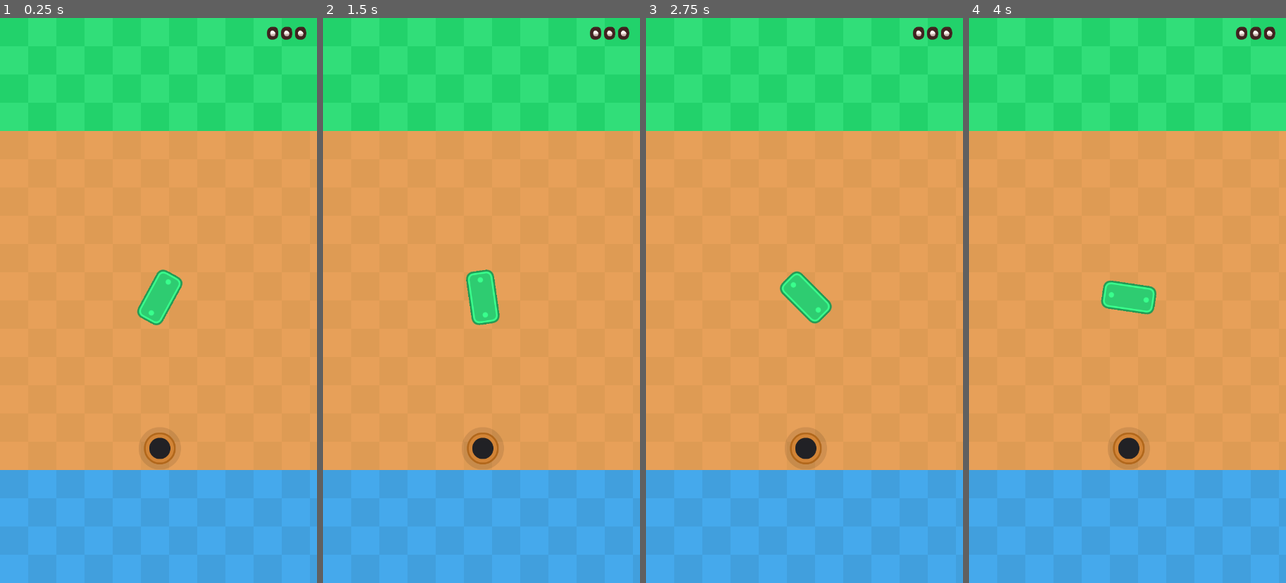
Above: before the commit, frames 1-4 (left to right).
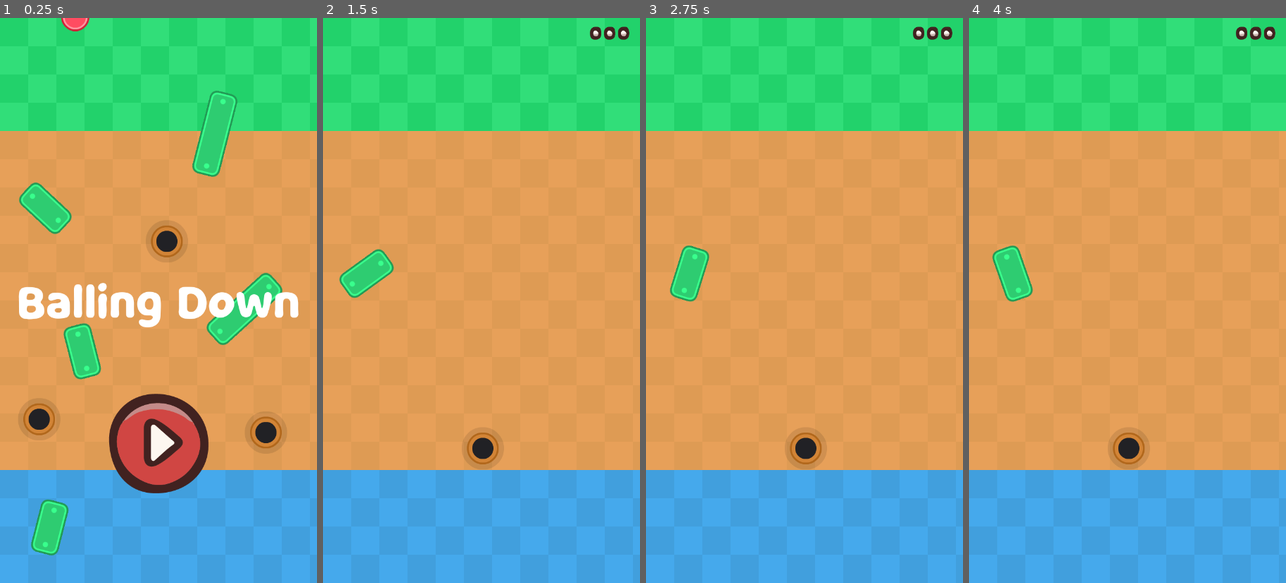
Above: after the commit, the same moments.

Repository: DaydreamerSY/Drop-d-Ball
Game: Godot game, scene res://Main.tscn
Two runs of this game, one before a commit and one after it. Both use one fixed random seed, a clock stepped at 60 frames per second and the inputs below.
Inputs (mouse positions are in pixels of both pictures, inside the frame that each line leads up to):
- Up to frame 1 (0.25 s): no input
- Up to frame 2 (1.5 s): click (481, 441) at 0.52 s; move the mouse to (551, 272) at 1.27 s; press the mouse at (551, 272) at 1.28 s
- Up to frame 3 (2.75 s): release the mouse at (874, 272) at 2 s; click (931, 34) at 2 s
- Up to frame 4 (4 s): move the mouse to (1064, 328) at 2.77 s; click (1064, 328) at 2.85 s; move the mouse to (1159, 176) at 3.52 s; press the mouse at (1159, 176) at 3.53 s

The runs differ from the first frame. In frame 1, 14% of the frame differs, in the area x 5-97%, y 0-96%; in frame 2, 1.7%; in frame 3, 1.7%; in frame 4, 1.7%.

Commit message:
finish LevelManager

Diff:
--- a/Scenes/LevelManager.tscn
+++ b/Scenes/LevelManager.tscn
@@ -1,11 +1,11 @@
 [gd_scene load_steps=3 format=3 uid="uid://bafl8arldx0kl"]
 
 [ext_resource type="Script" path="res://Scripts/Packages/LevelManager.gd" id="1_bqcfe"]
-[ext_resource type="PackedScene" uid="uid://4ulb5xajw34e" path="res://Scenes/Levels/level_2.tscn" id="2_t423j"]
+[ext_resource type="PackedScene" uid="uid://c018g65e14m8k" path="res://Scenes/MainMenu.tscn" id="2_vsx1m"]
 
 [node name="Level manager" type="Node2D"]
 script = ExtResource("1_bqcfe")
 
 [node name="Levels" type="Node2D" parent="."]
 
-[node name="Level 2" parent="Levels" instance=ExtResource("2_t423j")]
+[node name="Main Menu" parent="Levels" instance=ExtResource("2_vsx1m")]
--- a/Scenes/Levels/level_1.tscn
+++ b/Scenes/Levels/level_1.tscn
@@ -1,16 +1,14 @@
-[gd_scene load_steps=6 format=3 uid="uid://drw0iexupl4tr"]
+[gd_scene load_steps=4 format=3 uid="uid://drw0iexupl4tr"]
 
 [ext_resource type="PackedScene" uid="uid://csm5d128ghsdn" path="res://Scenes/Level.tscn" id="1_xas43"]
 [ext_resource type="Texture2D" uid="uid://digowx2ep700x" path="res://Assets/Cursors/hand_point.png" id="2_jbrji"]
 [ext_resource type="Texture2D" uid="uid://dub8kg7hvj07v" path="res://Assets/Cursors/check_round_round_circle.png" id="2_n48eg"]
-[ext_resource type="PackedScene" uid="uid://coke84qugsdct" path="res://Scenes/Walls/Wall1x2.tscn" id="2_srwny"]
-[ext_resource type="PackedScene" uid="uid://clxsmqy4tjd1l" path="res://Scenes/Walls/Wall1x3.tscn" id="3_tbhrt"]
 
 [node name="Level 1" instance=ExtResource("1_xas43")]
 level_id = 1
 
 [node name="Goal" parent="." index="3"]
-position = Vector2(194, 766)
+position = Vector2(123, 766)
 
 [node name="Markers" parent="." index="4"]
 visible = true
@@ -87,12 +85,4 @@
 bbcode_enabled = true
 text = "Drag in [color=#45a9ec]Blue zone[/color] then look at  [color=#31de79]Green zone[/color]"
 
-[node name="Wall 1x2 1" parent="Walls" index="0" instance=ExtResource("2_srwny")]
-position = Vector2(128, 340)
-rotation = -0.853686
-
-[node name="Wall 1x3 1" parent="Walls" index="1" instance=ExtResource("3_tbhrt")]
-position = Vector2(517, 605)
-rotation = 0.76208
-
 [connection signal="pressed" from="UI/Pause" to="." method="_on_pause_pressed"]
--- a/Scenes/Levels/level_2.tscn
+++ b/Scenes/Levels/level_2.tscn
@@ -10,5 +10,7 @@
 position = Vector2(363, 633)
 
 [node name="Wall 1x2 1" parent="Walls" index="0" instance=ExtResource("2_u6uhe")]
+position = Vector2(-264, -54)
+rotation = -0.854399
 is_rotate = true
 rotate_speed = 2
--- a/Scenes/MainMenu.tscn
+++ b/Scenes/MainMenu.tscn
@@ -68,14 +68,13 @@
 [node name="Balls" type="Node2D" parent="."]
 
 [node name="BallSpawner" type="Path2D" parent="Balls"]
-position = Vector2(0, 119)
+position = Vector2(0, -1)
 curve = SubResource("Curve2D_xyqk3")
 
 [node name="BallSpawnerLocation" type="PathFollow2D" parent="Balls/BallSpawner"]
 position = Vector2(40, -58)
 
 [node name="BallTimer" type="Timer" parent="Balls/BallSpawner/BallSpawnerLocation"]
-wait_time = 2.0
 autostart = true
 
 [node name="Play" type="TextureButton" parent="."]
@@ -102,3 +101,4 @@
 text = "Balling Down"
 
 [connection signal="timeout" from="Balls/BallSpawner/BallSpawnerLocation/BallTimer" to="." method="_on_ball_timer_timeout"]
+[connection signal="pressed" from="Play" to="." method="_on_play_pressed"]
--- a/Scripts/Goal.gd
+++ b/Scripts/Goal.gd
@@ -25,7 +25,7 @@
 
 func _on_area_2d_body_entered(body:Node2D):
 	if body.is_in_group("ball"):
-		print("Ball fall into the hole: " , body)
+		#print("Ball fall into the hole: " , body)
 		var duplicate_skin = body.get_node("Skin").duplicate(true)
 		votex.call_deferred("add_child", duplicate_skin)
 		body.queue_free()
@@ -59,12 +59,14 @@
 		)
 		_tween.tween_callback(_remove_skin).set_delay(delay_time)
 
-#if LevelManager
 
-pass # Replace with function body.
+	pass # Replace with function body.
 
 func _remove_skin():
 	for i in votex.get_children():
 		i.queue_free()
 	start_rotate = false
 	votex.rotation = 0
+
+	if !LevelManager.is_at_main_menu:
+		LevelManager.nextLevel()
--- a/Scripts/Main Menu.gd
+++ b/Scripts/Main Menu.gd
@@ -29,5 +29,6 @@
 
 
 func _on_play_pressed():
-	#LevelManager.changeScene("")
+	LevelManager.continue_game_progress()
+	LevelManager.is_at_main_menu = false
 	pass # Replace with function body.
--- a/Scripts/Packages/LevelManager.gd
+++ b/Scripts/Packages/LevelManager.gd
@@ -1,6 +1,5 @@
 extends Node2D
 
-var current_level = 1
 var in_game_menu
 
 const MAIN_MENU = "res://Scenes/MainMenu.tscn"
@@ -8,8 +7,10 @@
 var level_list
 
 const SCENES_PATH = "res://Scenes/Levels/"
-const SCENE_LIST = ["res://Scenes/MainMenu.tscn"] # 0 is main menu, 1 is level 1, etc...
-var current_level_id = 0
+var SCENE_LIST = ["res://Scenes/MainMenu.tscn"] # 0 is main menu, 1 is level 1, etc...
+var current_level_id = 1 # will continue at this lavel, can read-write from file
+
+var is_at_main_menu = true # for animation in main menu not accident go to levels
 
 # Called when the node enters the scene tree for the first time.
 func _ready():
@@ -38,6 +39,7 @@
 				print("Found directory: ", SCENES_PATH + file_name)
 			else:
 				print("Found file: ", SCENES_PATH + file_name)
+				SCENE_LIST.append(SCENES_PATH + file_name.trim_suffix('.remap'))
 			file_name = dir.get_next()
 	else:
 		print("An error occurred when trying to access the path.")
@@ -45,9 +47,22 @@
 
 
 func changeScene(scene_id):
-	print("change to mm")
+	print("List levels available: ", SCENE_LIST)
 	for i in level_list.get_children():
 		i.queue_free()
+	current_level_id = scene_id
+	if scene_id == 0:
+		LevelManager.is_at_main_menu = true
 	var _scene = load(SCENE_LIST[scene_id])
-	level_list.add_child(_scene.instantiate())
+	level_list.call_deferred("add_child", _scene.instantiate())
 	pass
+
+func nextLevel():
+	if current_level_id == len(SCENE_LIST) - 1:
+		changeScene(0)
+	else:
+		changeScene(current_level_id+1)
+
+
+func continue_game_progress():
+	changeScene(current_level_id)
